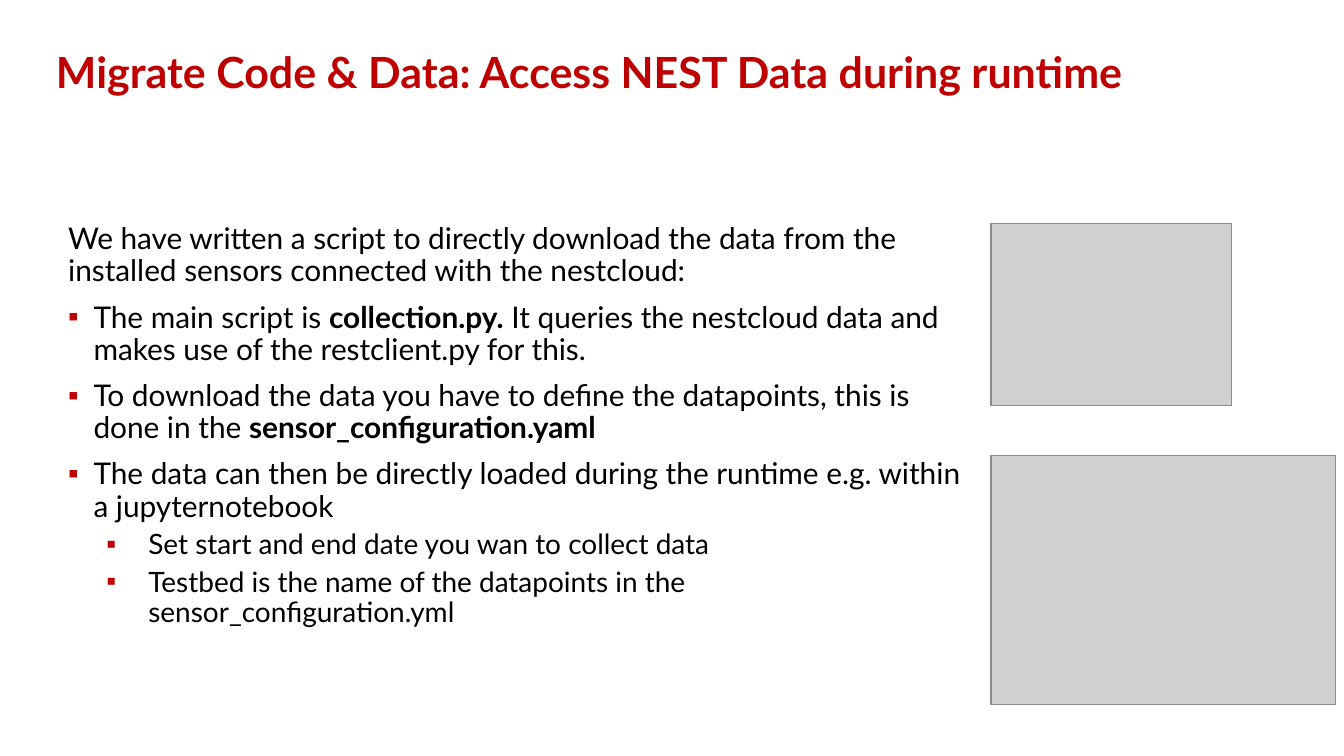
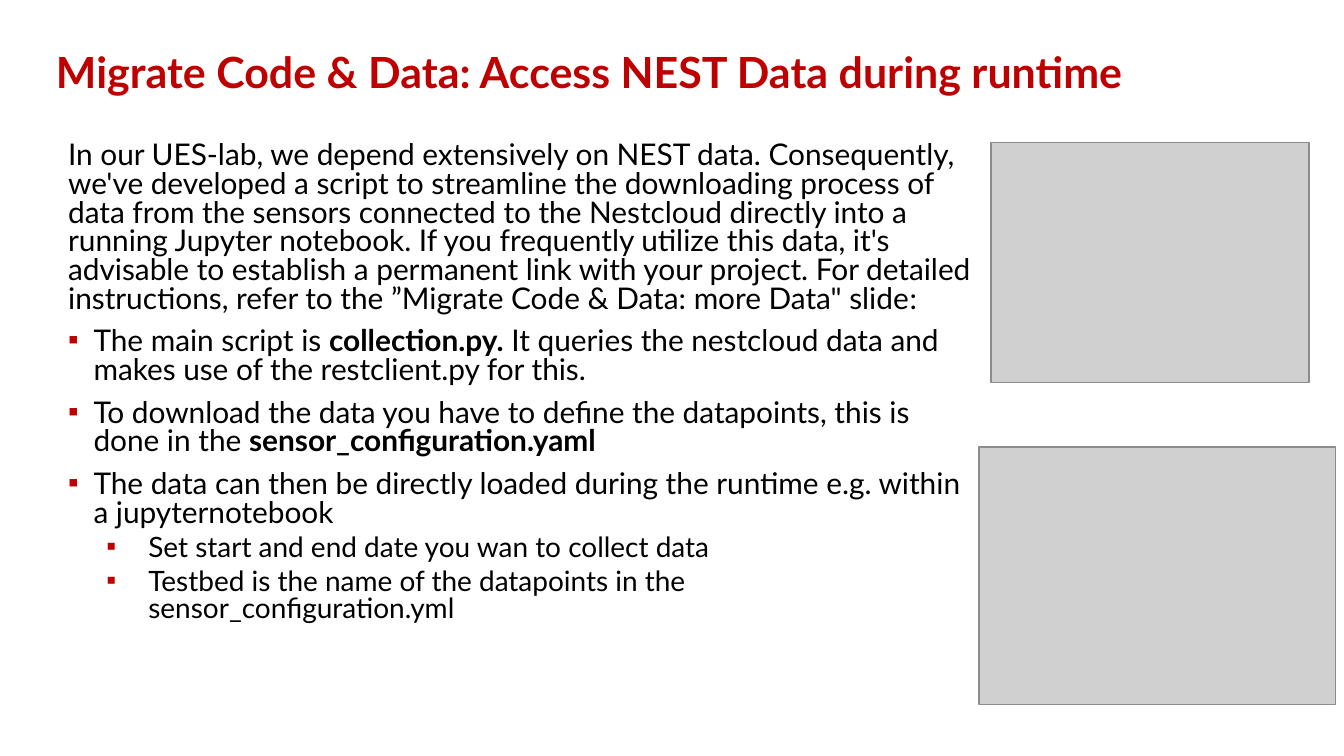
Before and after one commit to hues-platform/renku_templates, a slide deck: slide 12 of python/Draft_Renku_Checklist_V01.pptx (slide 8 before the commit). Drawn at 1344x756 pixels with LibreOffice and Linux fonts; fonts in the diff are those of the drawing; grey boxes stand for pictures; background and template pictures are left out. Boxes give left, top, right and bottom in pixels: in the first picture for what was removed or moved away, otherwise in the second. Text is boxed around its words. In the diff, an @@ line names an element or a change of style, - is before the commit and + after.

```diff
--- a/python/Draft_Renku_Checklist_V01.pptx
+++ b/python/Draft_Renku_Checklist_V01.pptx
@@ subtitle "In our UES-lab, we depend ..." moved from (x1=68, y1=227, x2=961, y2=627) to (x1=68, y1=143, x2=970, y2=623) @@
@@ subtitle at (x1=68, y1=143, x2=970, y2=315): text changed @@
-We have written a script to directly download the data from the installed sensors connected with the nestcloud:
+In our UES-lab, we depend extensively on NEST data. Consequently, we've developed a script to streamline the downloading process of data from the sensors connected to the Nestcloud directly into a running Jupyter notebook. If you frequently utilize this data, it's advisable to establish a permanent link with your project. For detailed instructions, refer to the ”Migrate Code & Data: more Data" slide:
@@ picture resized from (x1=991, y1=224, x2=1231, y2=406) to (x1=991, y1=142, x2=1309, y2=382) @@
@@ subtitle at (x1=94, y1=328, x2=961, y2=623): line spacing 0.9 to 0.8 @@
@@ picture resized from (x1=991, y1=456, x2=1335, y2=704) to (x1=980, y1=448, x2=1336, y2=706) @@
```
Also in this commit, not shown: 11 other slides changed, 5 slides added.
